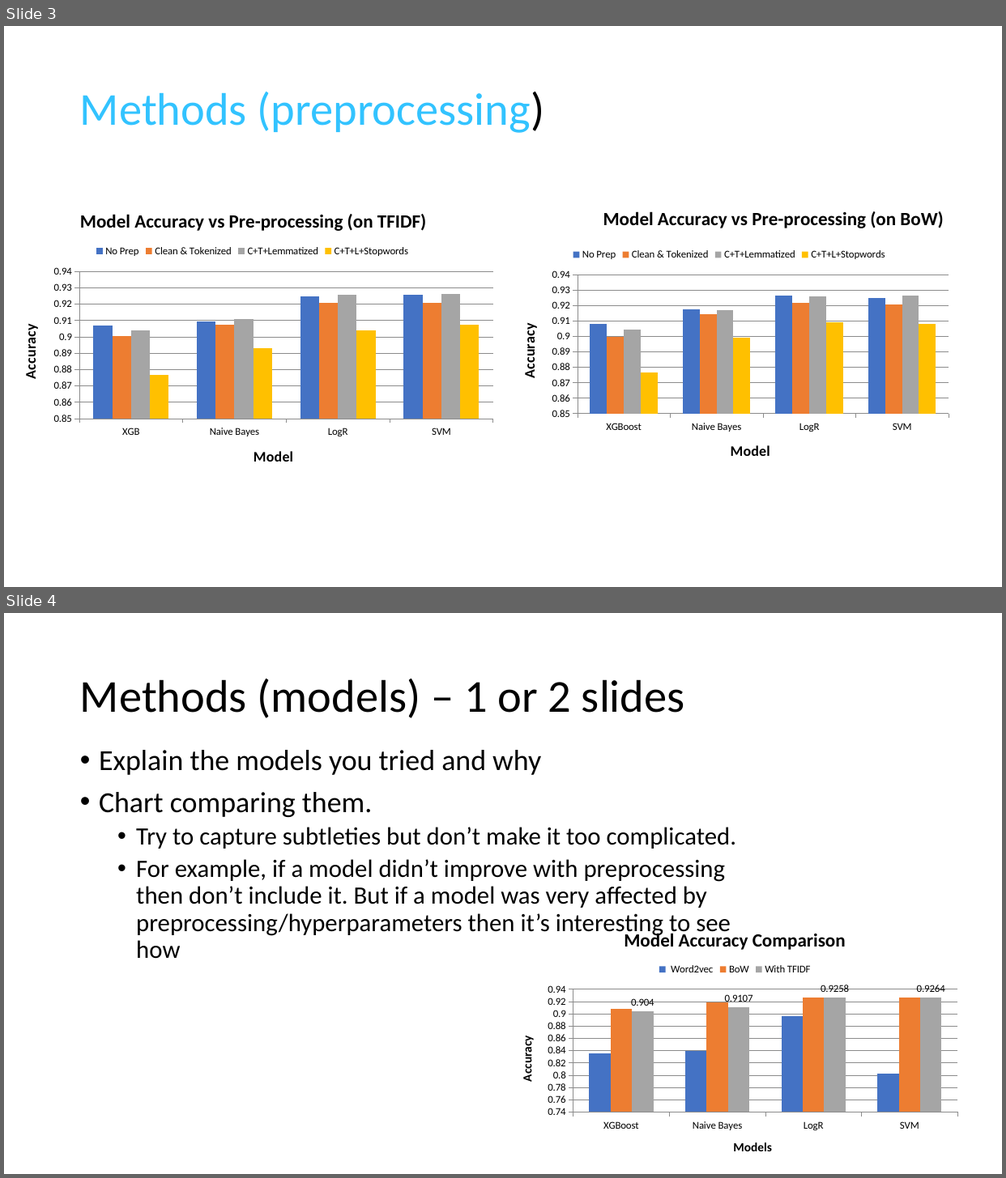
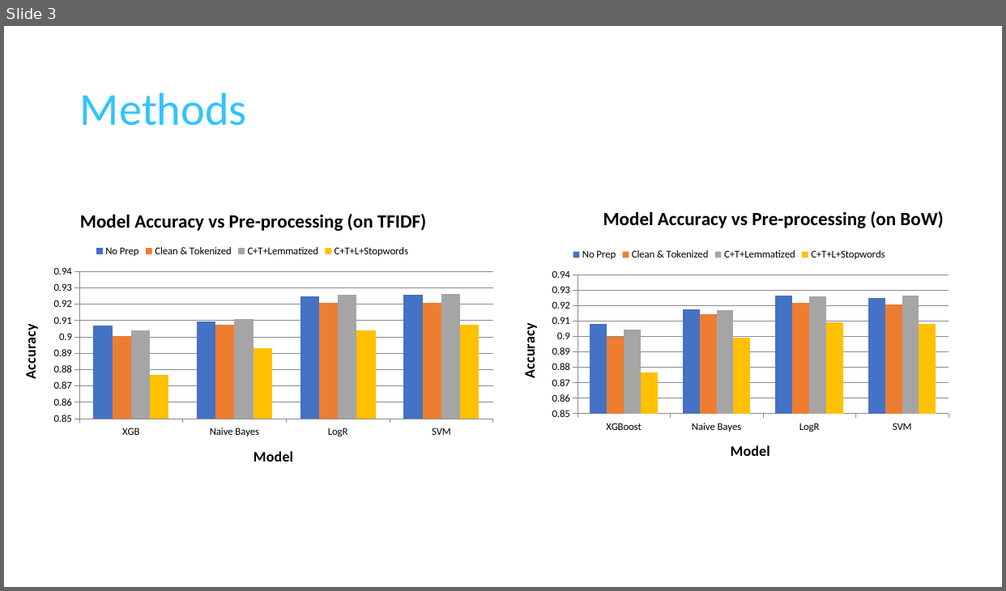
Before and after one commit to Grimngor/Project-NLP-G5, a slide deck: NLP Project - G5.pptx. Shown one above the other, each under a label of ours: slides 3 and 4 before the commit, slide 3 after it. The pictures are 1006x1178 and 1006x591 pixels, drawn with LibreOffice and Linux fonts; fonts in the diff are those of the drawing. Boxes give left, top, right and bottom in pixels: in the first picture for what was removed or moved away, otherwise in the second. Text is boxed around its words. In the diff, an @@ line names an element or a change of style, - is before the commit and + after.

```diff
--- a/NLP Project - G5.pptx
+++ b/NLP Project - G5.pptx
@@ slide 4 removed at bbox=[4, 613, 1002, 1174], background #FFFFFF @@
@@ title removed at bbox=[80, 679, 685, 718] @@
-Methods (models) – 1 or 2 slides
@@ text removed at bbox=[99, 750, 736, 959] @@
-• Explain the models you tried and why
-• Chart comparing them.
-  • Try to capture subtleties but don’t make it too complicated.
-  • For example, if a model didn’t improve with preprocessing then don’t include it. But if a model was very affected by preprocessing/hyperparameters then it’s interesting to see how
@@ column chart removed at bbox=[503, 916, 967, 1171] @@
-title "Model Accuracy Comparison"
-categories: XGBoost, Naive Bayes, LogR, SVM
- Word2vec: 0.84, 0.84, 0.9, 0.8
-BoW: 0.91, 0.92, 0.93, 0.93
-With TFIDF: 0.904, 0.9107, 0.9258, 0.9264
@@ slide 3 changed as well @@
@@ title at bbox=[80, 92, 247, 126]: text changed @@
-Methods (preprocessing)
+Methods
```
Also in this commit, not shown: 5 other slides changed, 1 slide added.
